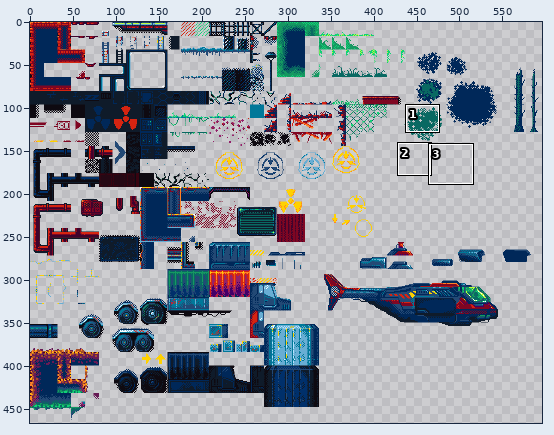
Two versions of one pixel-art file, res/atlas/world.aseprite. Above, an overview of the earlier version with the close-up marked.
Close-up. Old version:
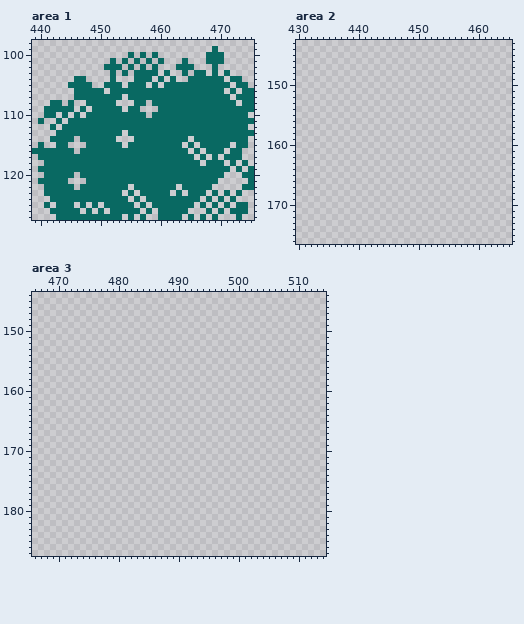
640x512 pixels, 1 frame. Shown: area 1: x 439..475, y 98..127; area 2: x 430..465, y 143..176; area 3: x 466..514, y 144..187. The wide view leaves out empty margins. The commit also changed other parts of the picture, which this record leaves out.
After:
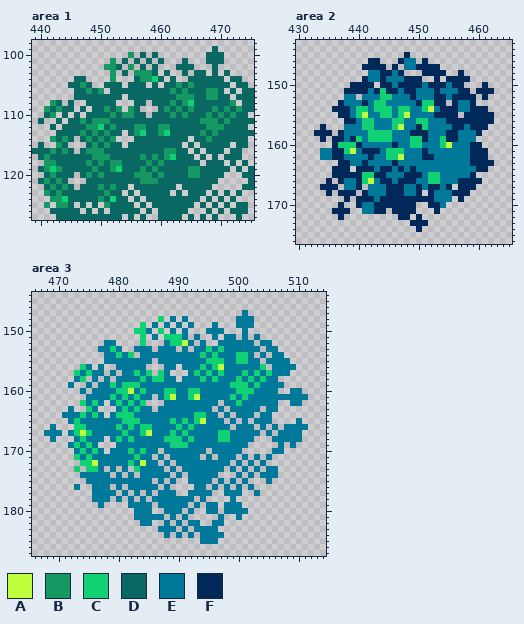
Palette (. is transparent): A #bfff3c  B #159861  C #10d275  D #096962  E #007899  F #002859
Change:
--- area 1
@@ x 439..475 @@
  99 ..............................D......
-100 ................D.D.D........DDD.....
-101 .............D.D.D.D.D...D...DDD.....
-102 ............DDD.D.D.D...DDD...D......
-103 .............D.D.DDDD.D..D.DD.D.D....
-104 .......DD....D...DDD.D.D..DDDDDD.DD..
-105 ......DDDD..DDD.DDD.D.DDDDDDDDDDD.DD.
-106 .......DDDDD.DDDDDDDDDDDDDDDDDDD.D.DD
-107 .......DDDDDDDD.DDDDDDDDDDDDDDDDD.DDD
-108 ...DD.D..DDDDD...DD.DDDDDDDDDDDDDD.DD
-109 ..DDDDD.D.DDDDD.DD...DDDDDDDDDDDDDDDD
-110 ..DD.D.D.DDDDDDDDDD.DDDDDDDDDDDDDDDD.
-111 .D..D.DDDDDDDDDDDDDDDDDDDDDDDDDDDDDDD
-112 ...D.DDDDDDDDDDDDDDDDDDDDDDDDDDDDDDD.
-113 ....DDDDDDDDDDD.DDDDDDDDDDDDDDDDDDDDD
-114 ...DDDD.DDDDDD...DDDDDDDDD.DDDDDDDDD.
-115 .D..DD...DDDDDD.DDDDDDDDD.D.DDDDD.DD.
-116 DDDDDDD.DDDDDDDDDDDDDDDDDD.D.DDD.DD..
-117 .DDDDDDDDDDDDDDDDDDDDDDDDDD.D.D.DDD..
-118 ..DDDDDDDDDDDDDDDDDDDDDDDDDD.DDD.D.D.
-119 .DDDDDDDDDDDDDDDDDDDDDDDDDDDDDDDD.D.D
-120 ..DDDDD.DDDDDDDDDDDDDDDDDDDDDDDD...DD
-121 .DDDDD...DDDDDDDDDDDDDDDDDDDDDD.....D
-122 ..DDDDD.DDDDDDDD.DDDDDDD.DDDDD.....DD
-123 ..DDDDDDDDDDDDD.D.DDDDD.D.DDD.D.D.D..
-124 ...DDDDDDDDDDDDD.D.DDDDDDDDD.D.D.D...
-125 ..D.DDD.D.D.DDDDD.D.DDDDDDD.D.D.D.DD.
+100 ................B.D.D........DDD.....
+101 .............B.D.D.D.D...D...DDD.....
+102 ............BBD.B.D.D...DDD...D......
+103 .............B.D.BBBD.D..D.DD.D.D....
+104 .......DD....B...DBBCD.D..DDDDDD.DD..
+105 ......DDBD..DDD.DDD.D.DDBDBDDDDDD.DD.
+106 .......DDBDB.DDDDDDDDDDBDBDDDBBD.D.DD
+107 .......DDDDDDDD.DDDDDDDDBBBDDBBDD.DDD
+108 ...BD.D..DDDDD...DD.DDDBDBCDDDDDDB.DD
+109 ..BDBDD.D.DDBDB.BD...DBDBDBDDDBDBDBDD
+110 ..DB.D.D.DDDDBDBBDD.DDDBDBDDDBDBDBDD.
+111 .D..D.DDBDBBBDDDDDDDDDDDDDDDBBBDBDDDD
+112 ...D.DDDDBBCDBDDDBBDDBBDDDDDDBBBDDDD.
+113 ....DDDDBDBDBDD.DBCDDBCDDDDDBDBDDDDDD
+114 ...BDBD.DBDBDB...DDDDDDDDD.DDBDDDDDD.
+115 .D..BD...DBDBDD.DDDDDDDDD.D.DDDDD.DD.
+116 DDDBDBD.DBBBDDDDDDDDDDBBDD.D.DDD.DD..
+117 .DBDDDDDDDBBBDDDDDBDBDBCDDD.D.D.DDD..
+118 ..BBDDDDDBDBDBBDDDDBDBDDDDDD.DDD.D.D.
+119 .DBCBDDDDDBDDBCDDDBDBDDDDDBBDDDDD.D.D
+120 ..DBDDD.DBDBDDDDDBBBDBDDDDBBDDDD...DD
+121 .DBDBD...DDDDDDDDDBBBDDDDDDDDDD.....D
+122 ..DBDBD.DDDBDBDD.DDDDDDD.DDDDD.....DD
+123 ..BDBDDDDDDDBDD.D.DDDDD.D.DDD.D.D.D..
+124 ...BBCDDDDDBDCDD.D.DDDDDDDDD.D.D.D...
+125 ..B.BBD.D.D.BDDDD.D.DDDDDDD.D.D.D.DD.
 126 ...DDDDD.D.D.DDDDD.D.DDDDD...D.D.DDD.
--- area 2
@@ x 430..465 @@
 144 ....................................
-145 ....................................
-146 ....................................
-147 ....................................
-148 ....................................
-149 ....................................
-150 ....................................
-151 ....................................
-152 ....................................
-153 ....................................
-154 ....................................
-155 ....................................
-156 ....................................
-157 ....................................
-158 ....................................
-159 ....................................
-160 ....................................
-161 ....................................
-162 ....................................
-163 ....................................
-164 ....................................
-165 ....................................
-166 ....................................
-167 ....................................
-168 ....................................
-169 ....................................
-170 ....................................
-171 ....................................
-172 ....................................
-173 ....................................
-174 ....................................
+145 ..................F.................
+146 ............FF...FEE.F..............
+147 ...........FFFF.F.EEFFFF............
+148 ............EEFFEF...FFFF..F........
+149 ...........FEEFEEEFFF..F.FFFF.......
+150 .........FFFF.FFEFFFFEFFFEFF...F....
+151 ........FFFFEFCFFEFFEEEFEEEFF.FFF...
+152 ........EE.EEECCEEEFEEEFFEFFFF.F....
+153 .......FEEEFECCEEEEEFCCFF.FEEF......
+154 ......FFFECCECCCECCEECAEFFFEEFFF....
+155 .......FFECAEECCECAEEEEFFFF.FFFFF...
+156 ........FFECCEEECCEECCEEEFFFFFFFF...
+157 ....F...EEECCEEECAEEFCEEEEFFEFFF....
+158 ...FFF.FEEEECCCCEEEFFFEEEFFEEEF.....
+159 ....F.FFEFCECCCCEEECCFEECFFEEE......
+160 ......FCCCFEEEEEFEECCEEECAEEEFF.....
+161 ....EEFFCAEFFFECCCEEEFEEEEEEEFFF....
+162 ....EEFFEEEEFEECCAEEEFFEEEEEEFFF....
+163 .......FFEEFEEEEFEEEEEEEEEEEEFFFF...
+164 ......FFF.FFFEFFEFEFEEEEEEEEEEFF....
+165 ......FFFFFCCFFEEEFFFECCEEEEEF......
+166 .....F.FEEFCAEFFEFFFEECCEEEFFFF.....
+167 ....FFF.EEF.EEEFFFEEFEFFEF.FFF......
+168 .....F.FFF.FEEEFFFEEF.FEEEFFF.......
+169 ........F.FFFEFFFFFFFFFEEE.F........
+170 .......F..FEEFFFFFFF..FFE...........
+171 ......FFF..EEFF.FFFF...F............
+172 .......F.........FF.F...............
+173 ...................FFF..............
+174 ....................F...............
 175 ....................................
--- area 3
@@ x 466..514 @@
 146 .................................................
-147 .................................................
-148 .................................................
-149 .................................................
-150 .................................................
-151 .................................................
-152 .................................................
-153 .................................................
-154 .................................................
-155 .................................................
-156 .................................................
-157 .................................................
-158 .................................................
-159 .................................................
-160 .................................................
-161 .................................................
-162 .................................................
-163 .................................................
-164 .................................................
-165 .................................................
-166 .................................................
-167 .................................................
-168 .................................................
-169 .................................................
-170 .................................................
-171 .................................................
-172 .................................................
-173 .................................................
-174 .................................................
-175 .................................................
-176 .................................................
-177 .................................................
-178 .................................................
-179 .................................................
-180 .................................................
-181 .................................................
-182 .................................................
-183 .................................................
-184 .................................................
-185 .................................................
+147 ...................................E.............
+148 .....................C.E.E........EEE............
+149 ..................C.E.E.E.E...E...EEE............
+150 .................CCE.C.E.E...EEE...E.............
+151 ..................C.E.CCCE.E..E.EE.E.E...........
+152 ............EE....C...ECCAE.E..EEEEEE.EE.........
+153 ...........EECE..EEE.EEE.E.EECECEEEEEE.EE........
+154 ............EECEC.EEEEEEEEEECECEEECCE.E.EE.......
+155 ............EEEEEEEE.EEEEEEEECCCEECCEE.EEEE......
+156 ........CE.E..EEEEE...EE.EEECECAEEEEEEC.EEEE.....
+157 .......CECEE.E.EECEC.CE...ECECECEEECECECEEE......
+158 .......EC.E.E.EEEECECCEE.EEECECEEECECECEE........
+159 ......E..E.EECECCCEEEEEEEEEEEEEEECCCECEEEE.......
+160 ........E.EEEECCAECEEECCEECCEEEEEECCCEEEE..EE....
+161 .........EEEECECECEE.ECAEECAEEEEECECEEEEEEEEEE...
+162 ........CECE.ECECEC...EEEEEEEEE.EECEEEEEE..EE....
+163 ......E..CE...ECECEE.EEEEEEEEE.E.EEEEE.EE........
+164 .....EEECECE.ECCCEEEEEEEEEECCEE.E.EEE.EE.........
+165 ......ECEEEEEEECCCEEEEECECECAEEE.E.E.EEE....E....
+166 ...E...CCEEEEECECECCEEEECECEEEEEE.EEE.E.E.EEEE...
+167 ..EEE.ECACEEEEECEECAEEECECEEEEECCEEEEE.E.EEEE....
+168 ...E...ECEEE.ECECEEEEECCCECEEEECCEEEE...EEEEE....
+169 ......ECECE...EEEEEEEEECCCEEEEEEEEEE.....E.E.....
+170 .......ECECE.EEECECEE.EEEEEEE.EEEEE.....EE.......
+171 .......CECEEEEEEECEE.E.EEEEE.E.EEE.E.E.E.........
+172 ........CCAEEEEECEAEE.E.EEEEEEEEE.E.E.E..........
+173 .......C.CCE.E.E.CEEEE.E.EEEEEEE.E.E.E.EE........
+174 ........EEEEE.E.E.EEEEE.E.EEEEE...E.E.EEE........
+175 .........EEEEEEEEEEE.E.E..EEEE.E.E.E...E.........
+176 .......E..EEE.E.EEEEE.E....EE.E.E.E.E............
+177 ..........EEEE.E.E.E.EEE..EEEE..EEE..E...........
+178 ..........EEE.E.E.E.EEEEEEE.E....E...............
+179 ...........E....EEEE.EEEEE.E.EE.EEE..............
+180 .................EEE..EEE.E..EE.EEEE.............
+181 .................EEEEE.E.E.....E..E..............
+182 ..................EE..E.E.EE..EE.................
+183 .....................EEE.E.EEEE..................
+184 ......................E.E.E.EEEE.................
+185 ............................EEE..................
 186 .................................................
Boxes around the changes in both close-ups, in picture pixels (x1, y1, x2, y2):
changed: (44, 52, 242, 208)
added: (314, 52, 494, 232)
added: (44, 310, 308, 544)
